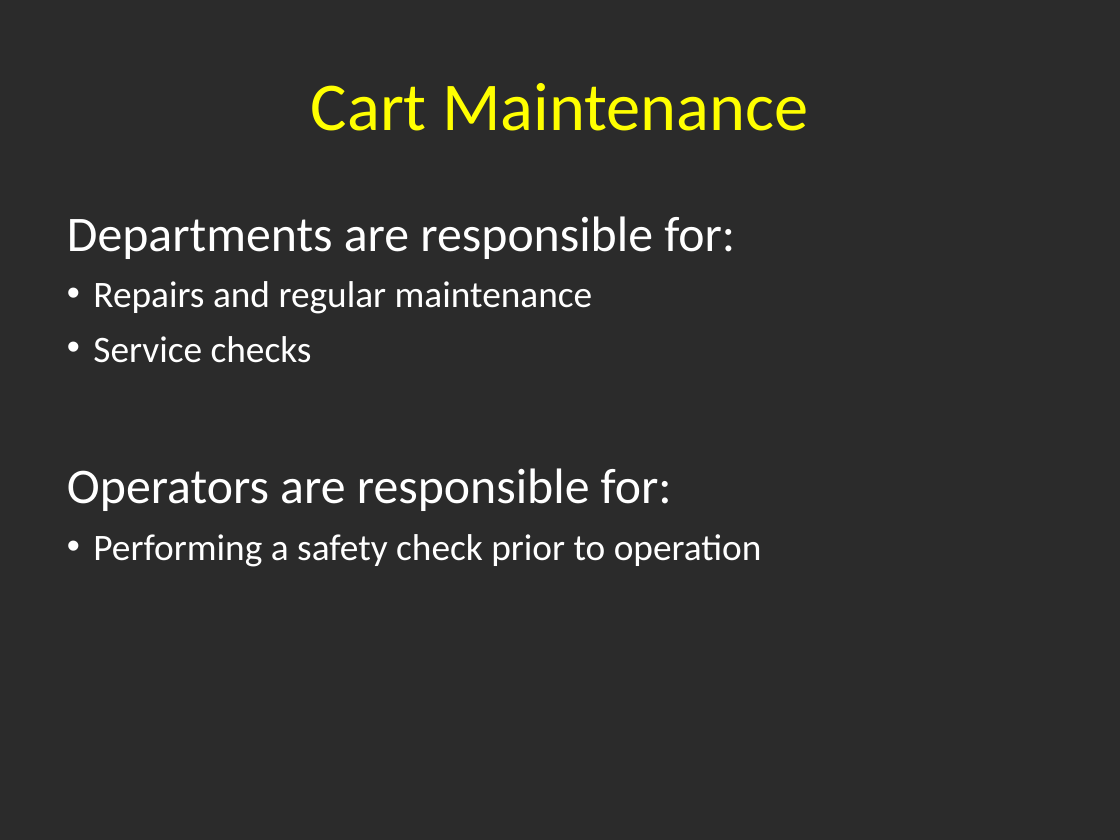
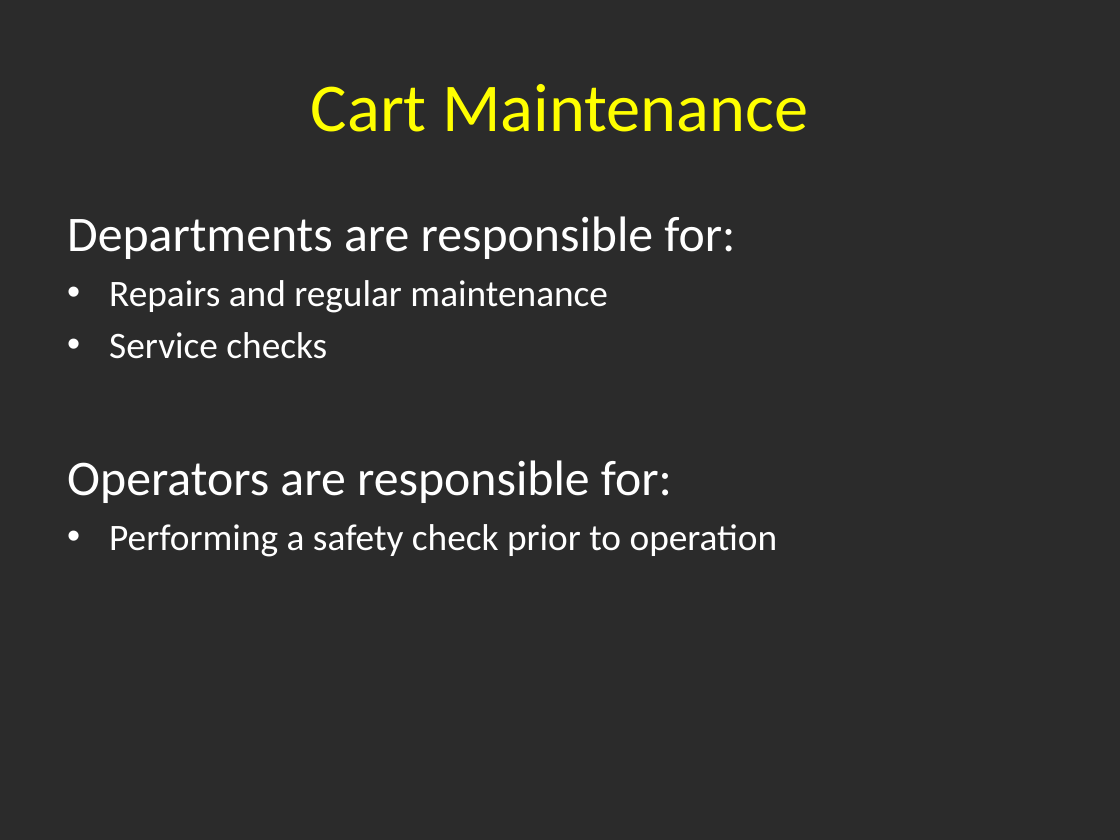
Before and after one commit to DCurrent/ehs-web, a slide deck: slide 18 of docs/ppt/train_utility_cart.pps. Drawn at 1120x840 pixels with LibreOffice and Linux fonts; fonts in the diff are those of the drawing; background and template pictures are left out; a plain dark background stands for a picture behind light text. Boxes give left, top, right and bottom in pixels: in the first picture for what was removed or moved away, otherwise in the second. Text is boxed around its words. In the diff, an @@ line names an element or a change of style, - is before the commit and + after.

Commit message:
Update utility cart material.

```diff
--- a/docs/ppt/train_utility_cart.pps
+++ b/docs/ppt/train_utility_cart.pps
@@ text "Departments are responsible for:" at (x1=67, y1=216, x2=778, y2=557): less space between paragraphs; indent changed @@
```
Also in this commit, not shown: 18 other slides changed.
